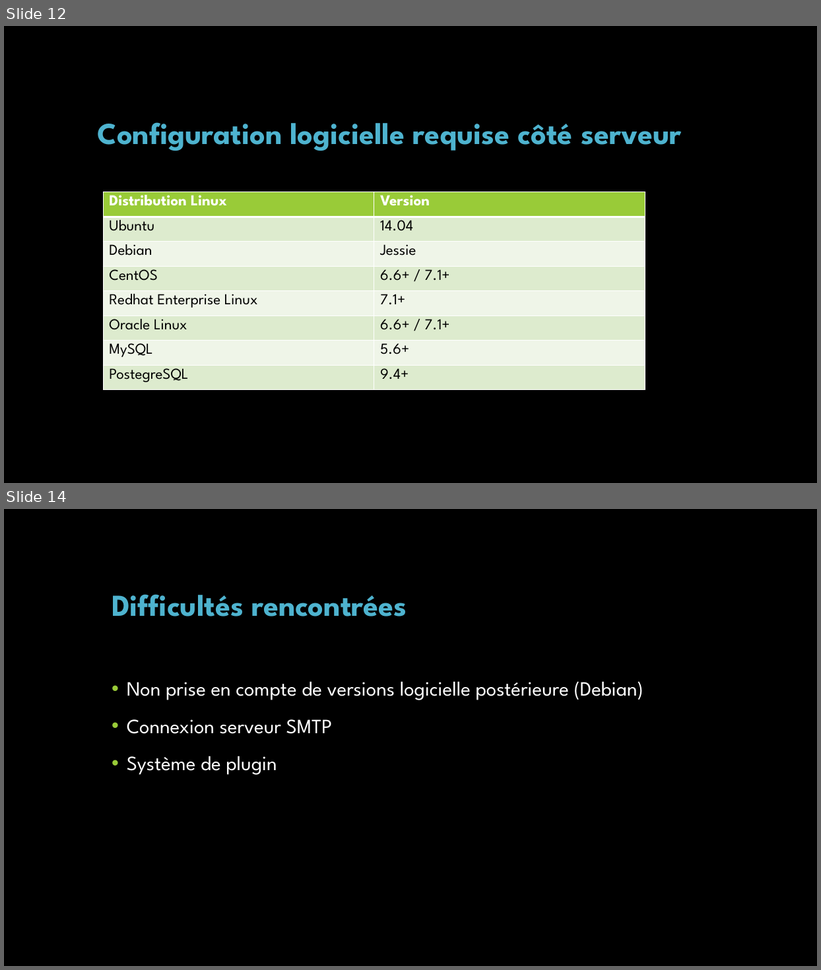
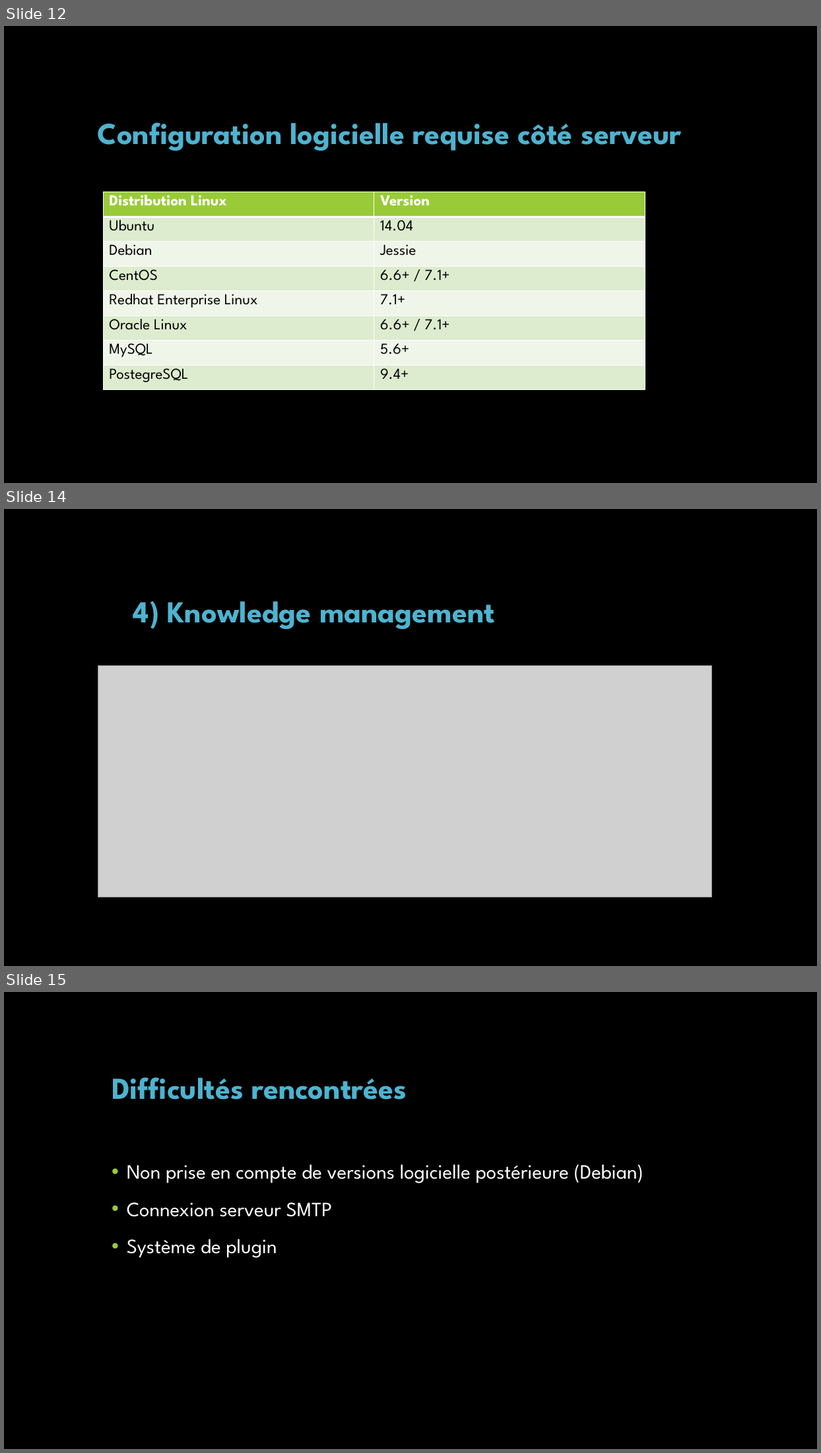
Before and after one commit to florianIBISC/Mattermost, a slide deck: Présentation de Mattermost.pptx. Shown one above the other, each under a label of ours: slides 12 and 14 before the commit, slides 12, 14 and 15 after it; the slides between them are not shown. The pictures are 821x970 and 821x1453 pixels, drawn with LibreOffice and Linux fonts; fonts in the diff are those of the drawing; grey boxes stand for pictures; background and template pictures are left out. Boxes give left, top, right and bottom in pixels: in the first picture for what was removed or moved away, otherwise in the second. Text is boxed around its words. In the diff, an @@ line names an element or a change of style, - is before the commit and + after.

```diff
--- a/Présentation de Mattermost.pptx
+++ b/Présentation de Mattermost.pptx
@@ slide 14 added at [4, 509, 817, 966], background picture (left out) @@
@@ title added at [133, 601, 495, 629], 36 pt, text #4EB3CF, bold @@
+4) Knowledge management
@@ picture added at [98, 666, 712, 898] @@
@@ what was slide 14 is now slide 15 @@
```
Also in this commit, not shown: 3 slides changed, 1 other file.
